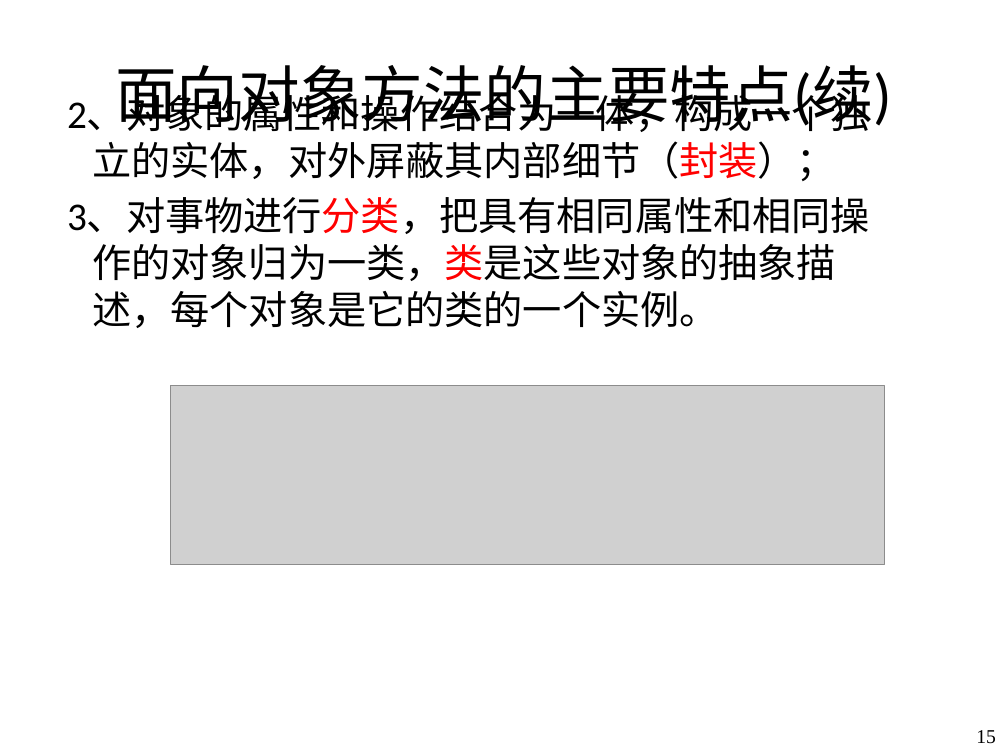
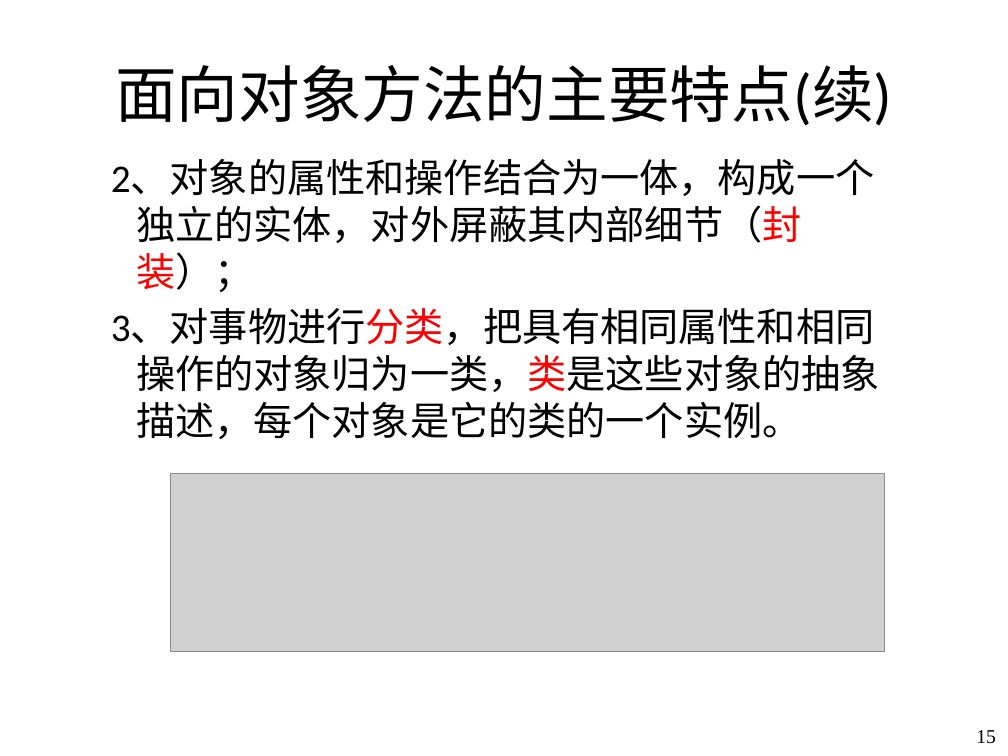
Before and after one commit to zeemeil/zeemeil.github.io, a slide deck: slide 16 of files/2025_1_SE/0421_SE_chapter9_OOP.pptx. Drawn at 1008x756 pixels with LibreOffice and Linux fonts; fonts in the diff are those of the drawing; grey boxes stand for pictures; background and template pictures are left out. Boxes give left, top, right and bottom in pixels: in the first picture for what was removed or moved away, otherwise in the second. Text is boxed around its words. In the diff, an @@ line names an element or a change of style, - is before the commit and + after.

```diff
--- a/files/2025_1_SE/0421_SE_chapter9_OOP.pptx
+++ b/files/2025_1_SE/0421_SE_chapter9_OOP.pptx
@@ text "2、对象的属性和操作结合为一体，构成一个独立的实体，对外屏蔽其内部细节（封装）；" rewrapped from (x1=67, y1=95, x2=870, y2=328) to (x1=111, y1=159, x2=880, y2=439) @@
@@ picture moved from (x1=170, y1=386, x2=884, y2=564) to (x1=170, y1=473, x2=884, y2=651) @@
```
Also in this commit, not shown: 3 other slides changed, 6 other files.
